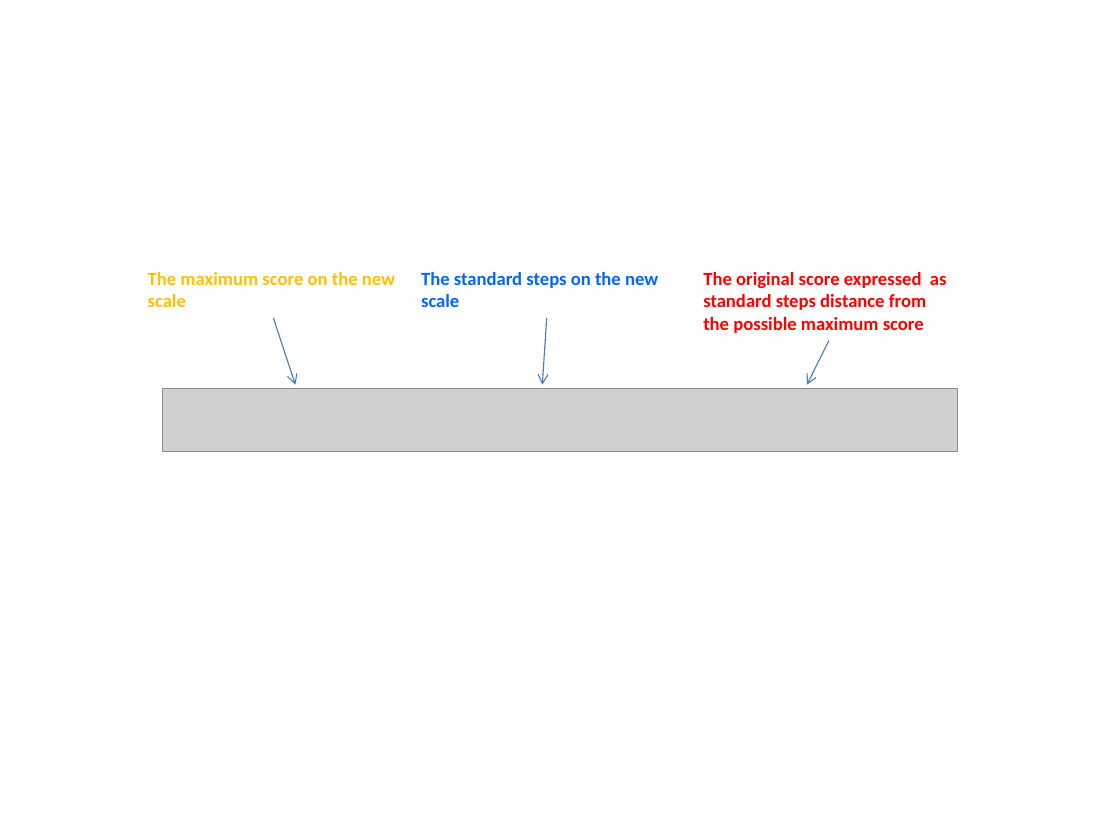
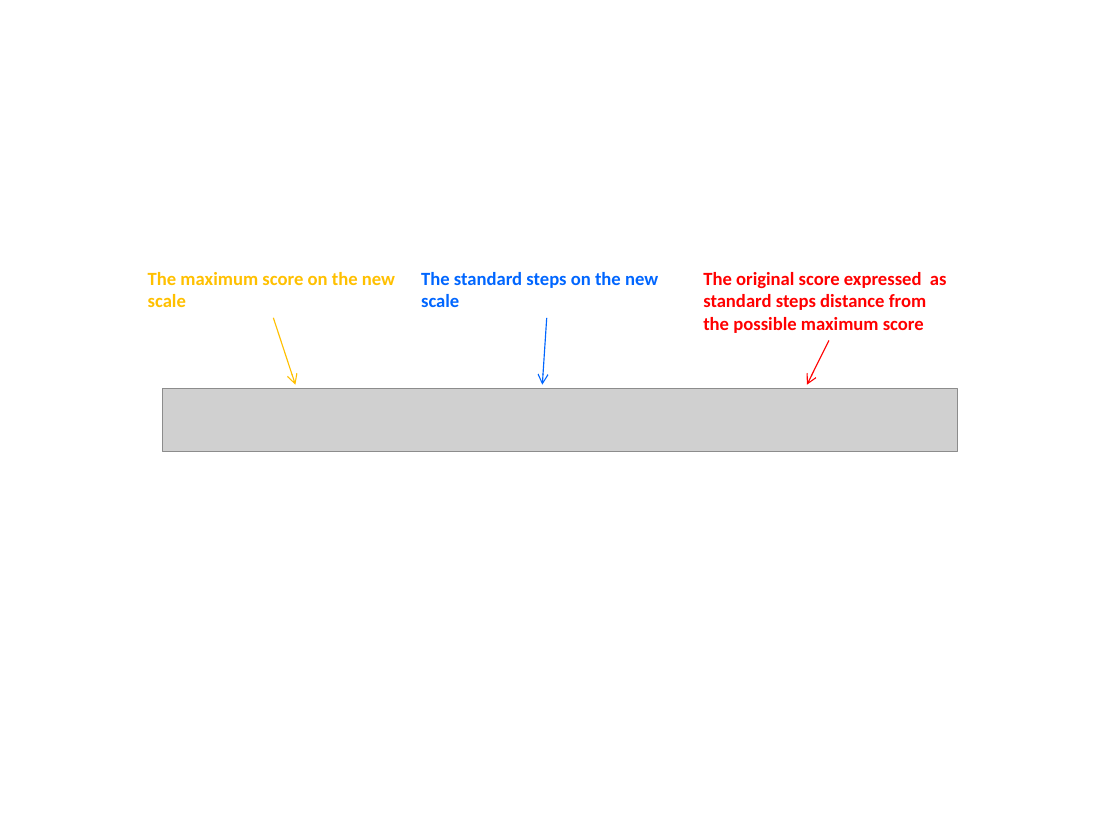
Before and after one commit to rikunert/unitsscaler, a slide deck: slide 1 of formula_pic.pptx. Drawn at 1120x840 pixels with LibreOffice and Linux fonts; fonts in the diff are those of the drawing; grey boxes stand for pictures. Boxes give left, top, right and bottom in pixels: in the first picture for what was removed or moved away, otherwise in the second. Text is boxed around its words. In the diff, an @@ line names an element or a change of style, - is before the commit and + after.

```diff
--- a/formula_pic.pptx
+++ b/formula_pic.pptx
@@ rectangle added at (110, 226, 991, 482), fill #FFFFFF, outline #FFFFFF 2 pt @@
@@ arrow (273, 318) - (296, 385): stroke #4B7EBC 0.75 pt to #FFC000 0.75 pt @@
@@ arrow (547, 318) - (542, 385): stroke #4B7EBC 0.75 pt to #0066FF 0.75 pt @@
@@ arrow (829, 340) - (806, 385): stroke #4B7EBC 0.75 pt to #FF0000 0.75 pt @@
```
Also in this commit, not shown: 1 other file.
